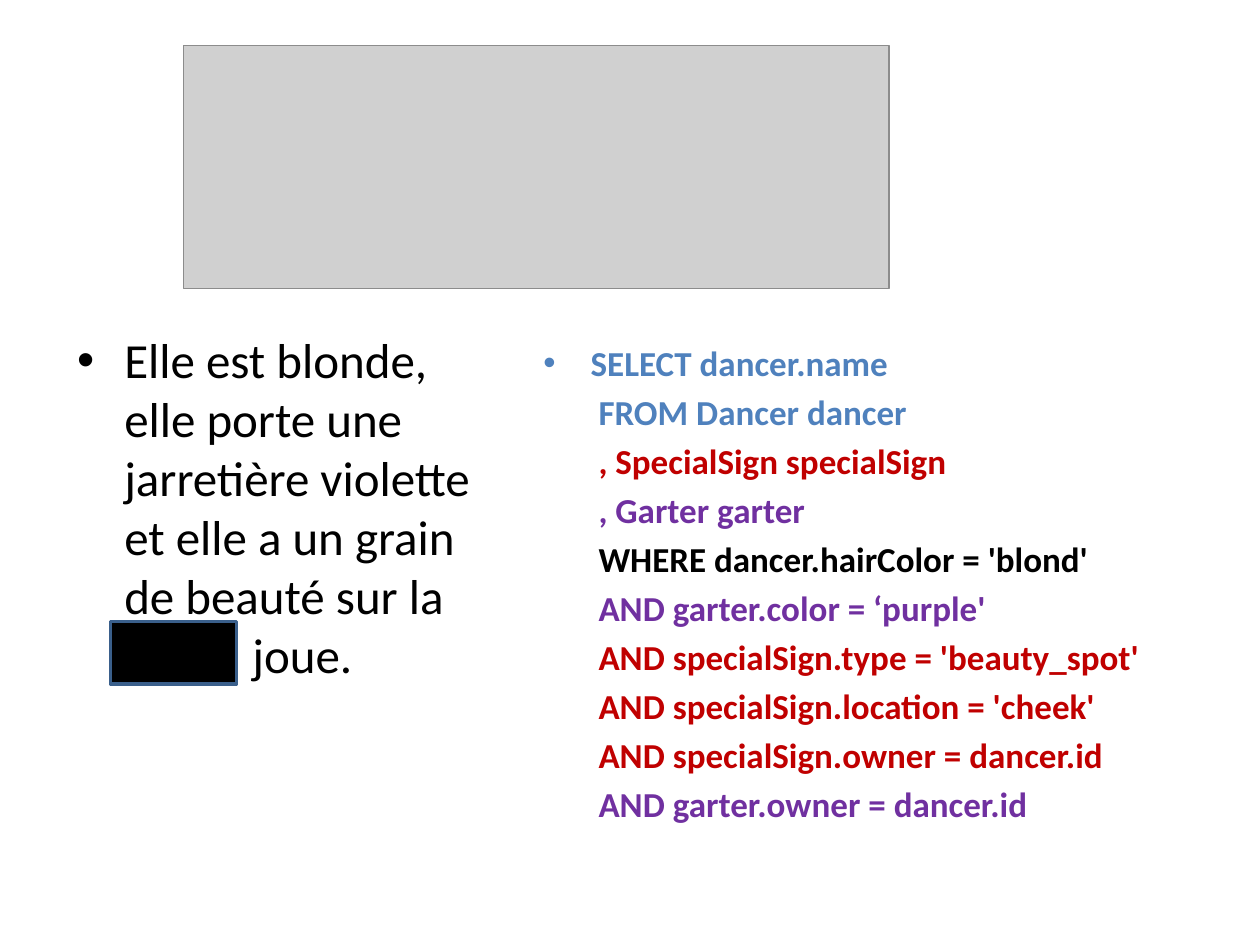
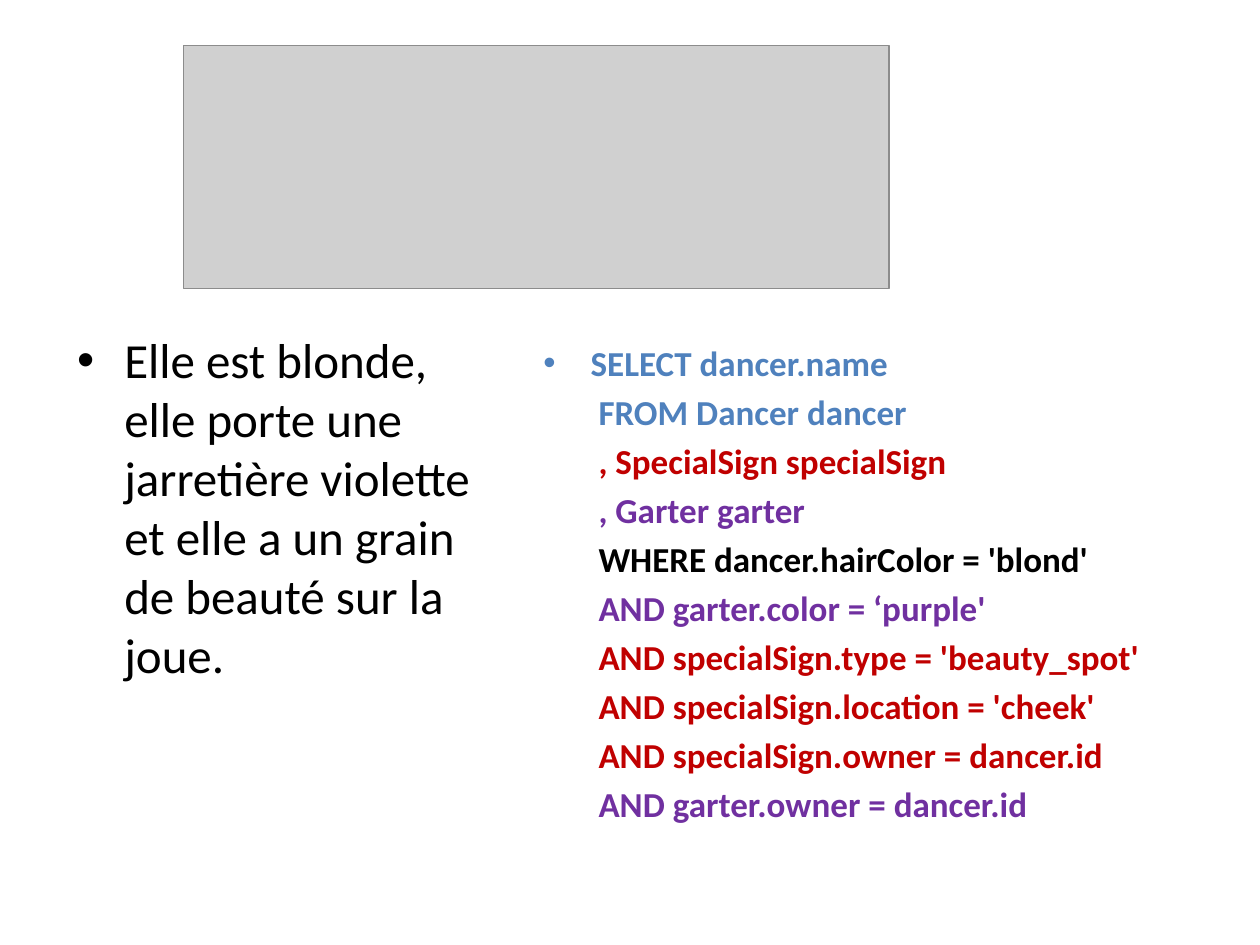
Before and after one commit to aqueryom/aqueryom, a slide deck: slide 12 of Criteria Mix.pptx. Drawn at 1260x945 pixels with LibreOffice and Linux fonts; fonts in the diff are those of the drawing; grey boxes stand for pictures. Boxes give left, top, right and bottom in pixels: in the first picture for what was removed or moved away, otherwise in the second. Text is boxed around its words. In the diff, an @@ line names an element or a change of style, - is before the commit and + after.

```diff
--- a/Criteria Mix.pptx
+++ b/Criteria Mix.pptx
@@ text at box(124, 344, 469, 682): text changed @@
-• Elle est blonde, elle porte une jarretière violette et elle a un grain de beauté sur la xxxxx joue.
+• Elle est blonde, elle porte une jarretière violette et elle a un grain de beauté sur la joue.
@@ rectangle removed at box(111, 621, 237, 684) @@
```
Also in this commit, not shown: 4 other slides changed, 5 slides added, 1 other file.
